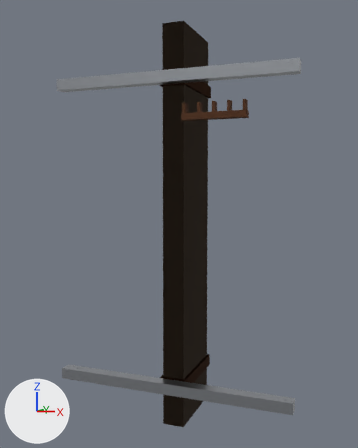
A saved change to the Blender file assets-src/blender/hud/rack_frame.blend.
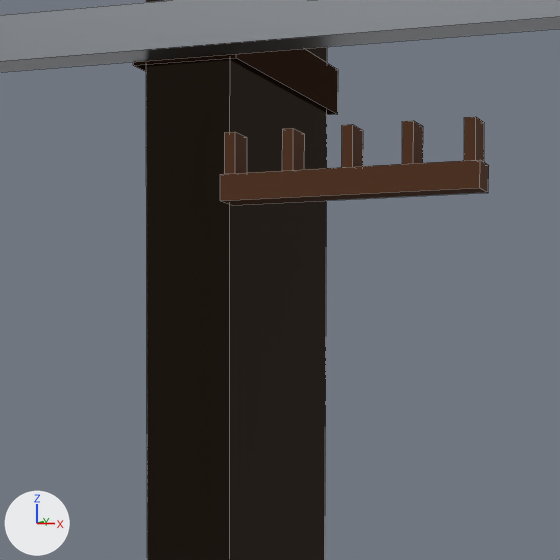
Each version appears first whole from a 50 mm camera at (0.736, -2.034, 0.844) aimed at (-0.022, -0.035, 0.678), and next in a close-up on the part from 35% to 74% of the width and 15% to 47% of the height. Every picture has the same lights, and +X, +Y and +Z are marked at lower left. The older version's two pictures come first. The close-ups show mesh edges as thin lines.

Before the edit, the objects in view are built like this:
```python
ob_hudrack_combbar = bpy.data.objects.new('HudRack_CombBar', me_hudrack_combbar)
ob_hudrack_combbar.parent = ob_cablecomb
ob_hudrack_combbar.location = (0.13, 0.0, -0.013)
ob_hudrack_combtooth0 = bpy.data.objects.new('HudRack_CombTooth0', me_hudrack_combtooth0)
ob_hudrack_combtooth0.parent = ob_cablecomb
ob_hudrack_combtooth0.location = (0.01, 0.0, 0.02)
ob_hudrack_combtooth1 = bpy.data.objects.new('HudRack_CombTooth1', me_hudrack_combtooth1)
ob_hudrack_combtooth1.parent = ob_cablecomb
ob_hudrack_combtooth1.location = (0.07, 0.0, 0.02)
ob_hudrack_combtooth2 = bpy.data.objects.new('HudRack_CombTooth2', me_hudrack_combtooth2)
ob_hudrack_combtooth2.parent = ob_cablecomb
ob_hudrack_combtooth2.location = (0.13, 0.0, 0.02)
ob_hudrack_combtooth3 = bpy.data.objects.new('HudRack_CombTooth3', me_hudrack_combtooth3)
ob_hudrack_combtooth3.parent = ob_cablecomb
ob_hudrack_combtooth3.location = (0.19, 0.0, 0.02)
ob_hudrack_combtooth4 = bpy.data.objects.new('HudRack_CombTooth4', me_hudrack_combtooth4)
ob_hudrack_combtooth4.parent = ob_cablecomb
ob_hudrack_combtooth4.location = (0.25, 0.0, 0.02)
ob_hudrack_postrwood = bpy.data.objects.new('HudRack_PostRWood', me_hudrack_postrwood)
ob_hudrack_postrwood.parent = ob_postr
ob_hudrack_postrwood.location = (0.0, 0.0, 0.662)
# also in view: 'HudRack_PostRStrap1' at (0.0, 0.0, 1.265); 'HudRack_RailTopBar' at (0.0, -0.2, 1.265)
```
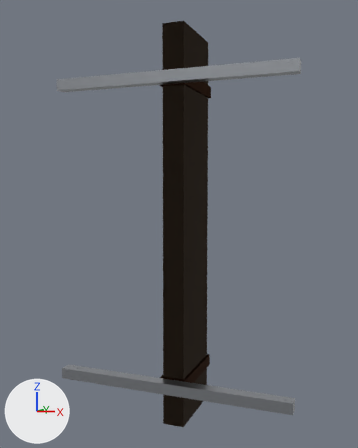
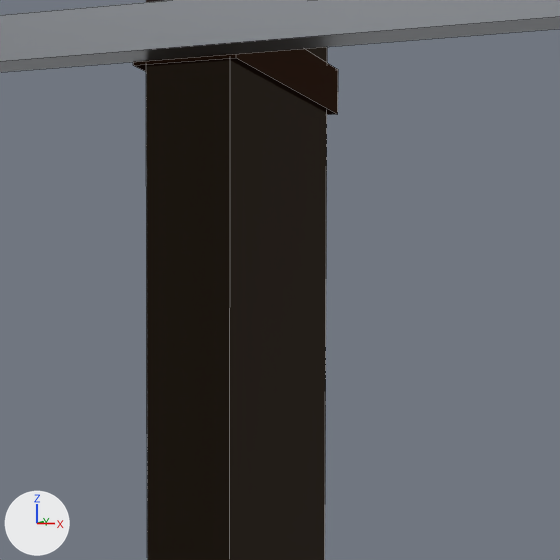
Pixel boxes [x1, y1, x2, y2] of what changed, in the close-ups (560 x 560 px):
'HudRack_CombBar', deleted (brown)
    before: [220, 160, 489, 205]
'HudRack_CombTooth1', deleted (brown)
    before: [282, 128, 305, 171]
'HudRack_CombTooth0', deleted (brown)
    before: [225, 132, 247, 174]
'HudRack_CombTooth3', deleted (brown)
    before: [402, 121, 423, 164]
'HudRack_CombTooth2', deleted (brown)
    before: [342, 124, 363, 167]
'HudRack_CombTooth4', deleted (brown)
    before: [464, 117, 484, 162]

Diff of the bpy script that builds the scene:
```diff
--- a/assets-src/blender/hud/rack_frame.blend.py
+++ b/assets-src/blender/hud/rack_frame.blend.py
@@ ob_hudrack_combbar @@
-ob_hudrack_combbar = bpy.data.objects.new('HudRack_CombBar', me_hudrack_combbar)
-ob_hudrack_combbar.parent = ob_cablecomb
-ob_hudrack_combbar.location = (0.13, 0.0, -0.013)
@@ ob_hudrack_combtooth0 @@
-ob_hudrack_combtooth0 = bpy.data.objects.new('HudRack_CombTooth0', me_hudrack_combtooth0)
-ob_hudrack_combtooth0.parent = ob_cablecomb
-ob_hudrack_combtooth0.location = (0.01, 0.0, 0.02)
@@ ob_hudrack_combtooth1 @@
-ob_hudrack_combtooth1 = bpy.data.objects.new('HudRack_CombTooth1', me_hudrack_combtooth1)
-ob_hudrack_combtooth1.parent = ob_cablecomb
-ob_hudrack_combtooth1.location = (0.07, 0.0, 0.02)
@@ ob_hudrack_combtooth2 @@
-ob_hudrack_combtooth2 = bpy.data.objects.new('HudRack_CombTooth2', me_hudrack_combtooth2)
-ob_hudrack_combtooth2.parent = ob_cablecomb
-ob_hudrack_combtooth2.location = (0.13, 0.0, 0.02)
@@ ob_hudrack_combtooth3 @@
-ob_hudrack_combtooth3 = bpy.data.objects.new('HudRack_CombTooth3', me_hudrack_combtooth3)
-ob_hudrack_combtooth3.parent = ob_cablecomb
-ob_hudrack_combtooth3.location = (0.19, 0.0, 0.02)
@@ ob_hudrack_combtooth4 @@
-ob_hudrack_combtooth4 = bpy.data.objects.new('HudRack_CombTooth4', me_hudrack_combtooth4)
-ob_hudrack_combtooth4.parent = ob_cablecomb
-ob_hudrack_combtooth4.location = (0.25, 0.0, 0.02)
```
